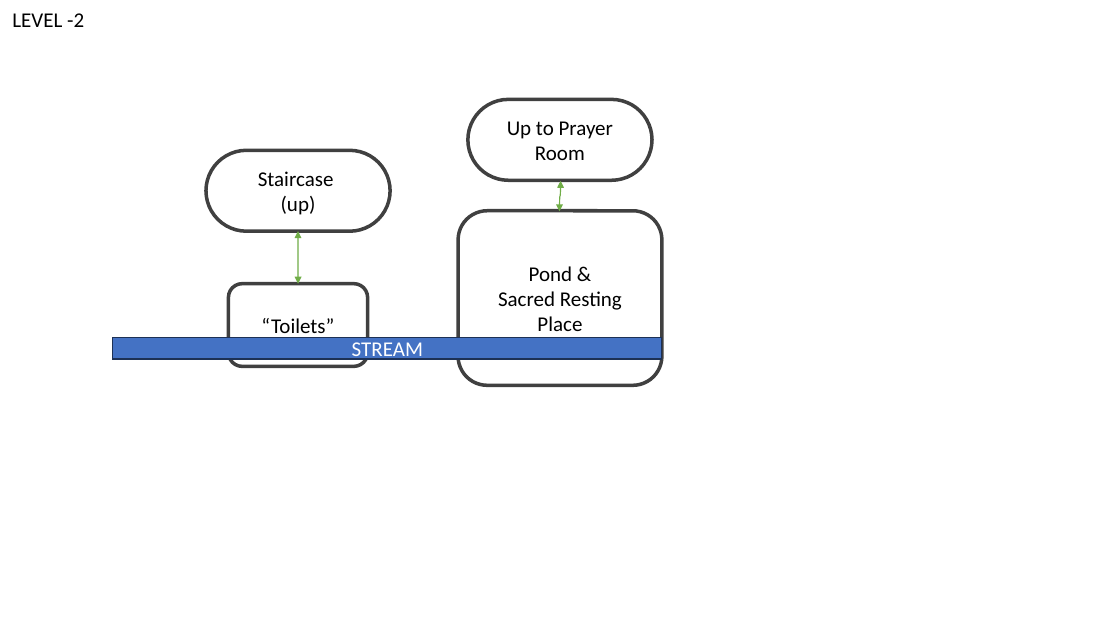
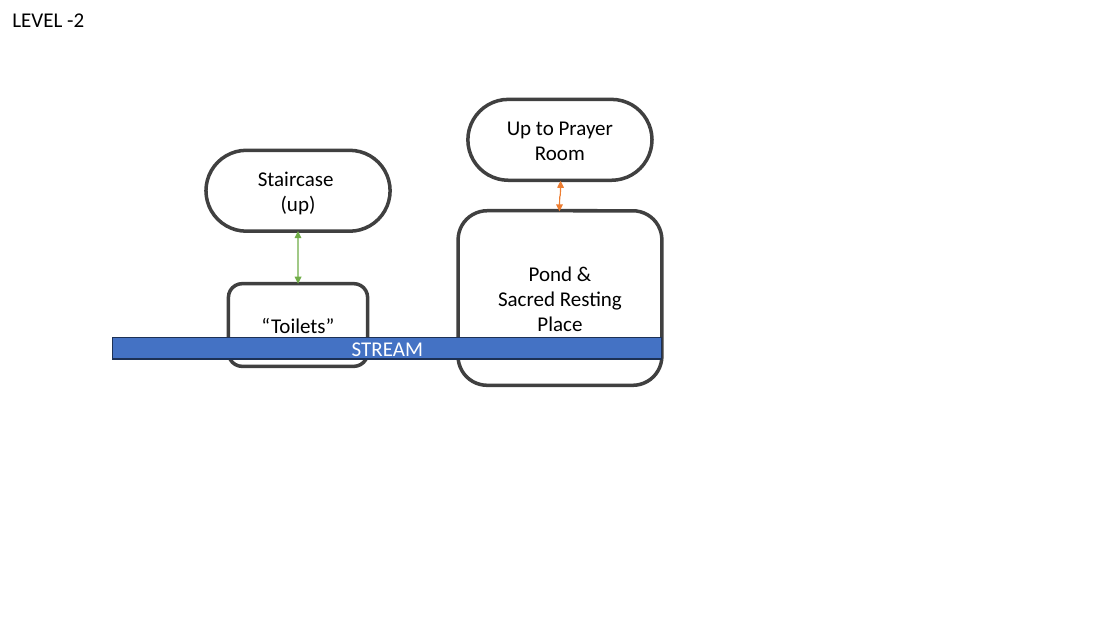
Before and after one commit to Tchetchouille/ijo-musi, a slide deck: slide 6 of Design Documents/Space/Temple Plan V1.pptx. Drawn at 1120x630 pixels with LibreOffice and Linux fonts; fonts in the diff are those of the drawing. Boxes give left, top, right and bottom in pixels: in the first picture for what was removed or moved away, otherwise in the second. Text is boxed around its words. In the diff, an @@ line names an element or a change of style, - is before the commit and + after.

```diff
--- a/Design Documents/Space/Temple Plan V1.pptx
+++ b/Design Documents/Space/Temple Plan V1.pptx
@@ curved double arrow (560, 212) - (560, 181): stroke #70AD47 1 pt to #ED7D31 1 pt @@
```
Also in this commit, not shown: 3 other slides changed, 49 other files.
